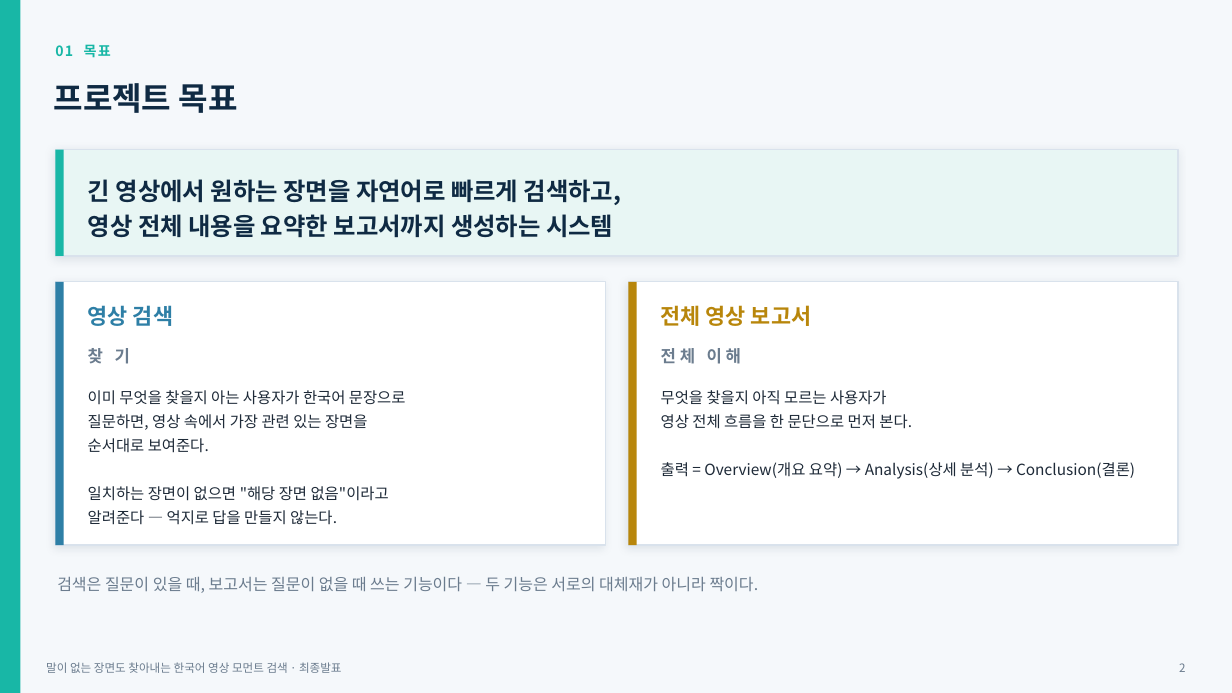
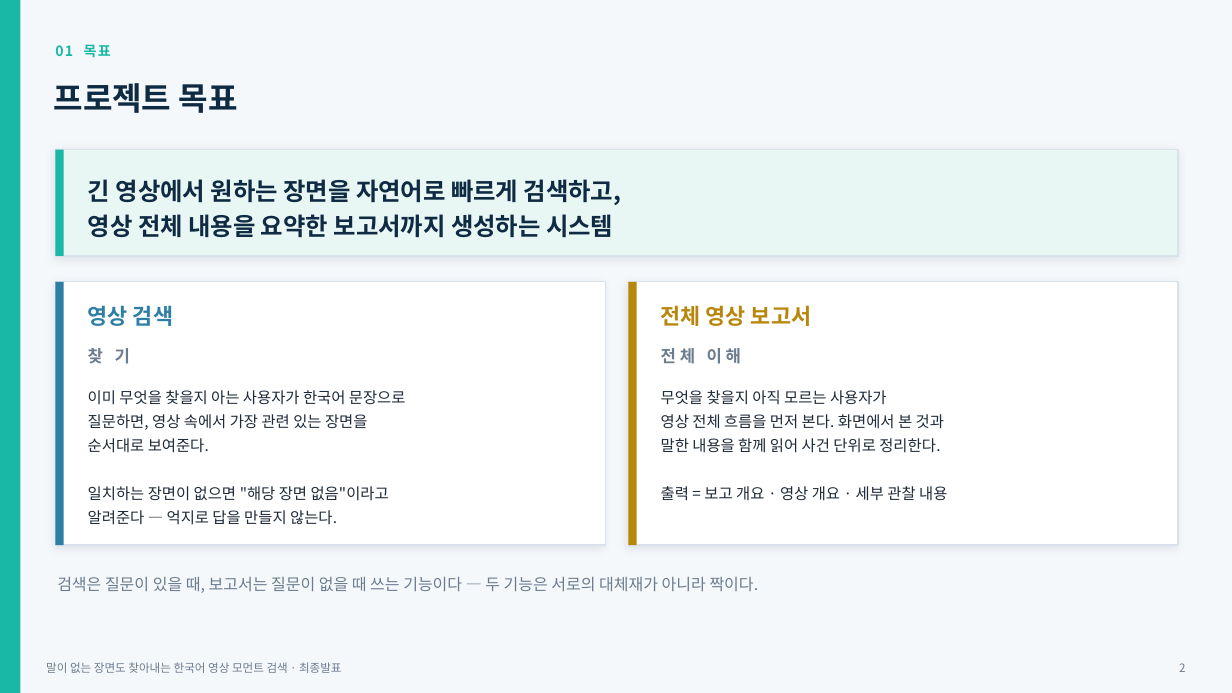
Before and after one commit to jds6511-hash/jds-prj, a slide deck: slide 2 of docs/final_presentation.pptx. Drawn at 1232x693 pixels with LibreOffice and Linux fonts; fonts in the diff are those of the drawing. Boxes give left, top, right and bottom in pixels: in the first picture for what was removed or moved away, otherwise in the second. Text is boxed around its words. In the diff, an @@ line names an element or a change of style, - is before the commit and + after.

```diff
--- a/docs/final_presentation.pptx
+++ b/docs/final_presentation.pptx
@@ text at (661,414,947,501): text changed @@
-영상 전체 흐름을 한 문단으로 먼저 본다.
-출력 = Overview(개요 요약) → Analysis(상세 분석) → Conclusion(결론)
+영상 전체 흐름을 먼저 본다. 화면에서 본 것과
+말한 내용을 함께 읽어 사건 단위로 정리한다.
+출력 = 보고 개요 · 영상 개요 · 세부 관찰 내용
```
Also in this commit, not shown: 9 other slides changed, 7 slides added, 5 slides removed, 47 other files.
